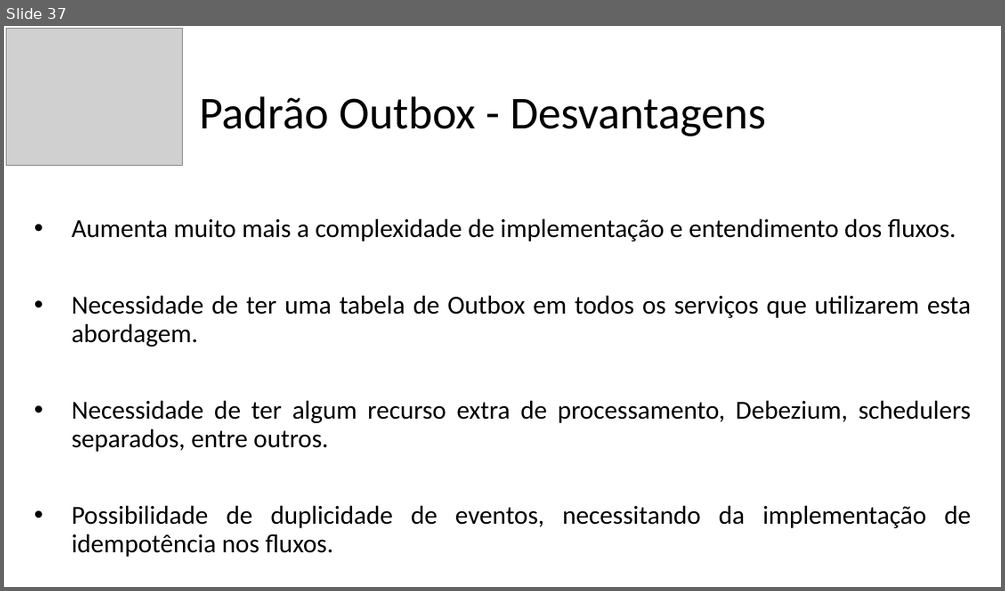
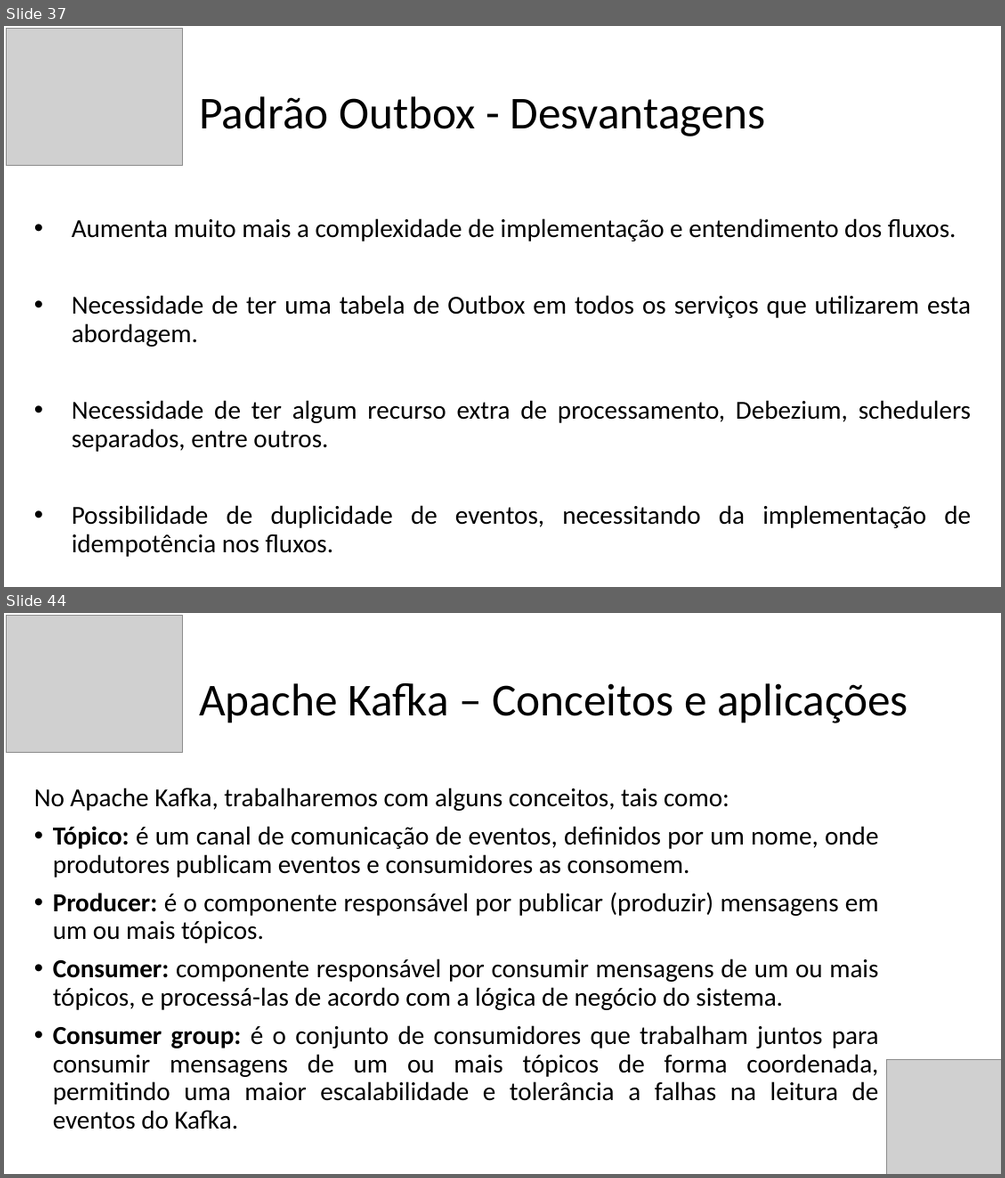
Before and after one commit to vhnegrisoli/curso-udemy-microsservicos-padrao-saga-orquestrado, a slide deck: Conteúdos/Apresentação - Saga.pptx. Shown one above the other, each under a label of ours: slide 37 before the commit, slides 37 and 44 after it; the slides between them are not shown. The pictures are 1005x591 and 1005x1178 pixels, drawn with LibreOffice and Linux fonts; fonts in the diff are those of the drawing; grey boxes stand for pictures. Boxes give left, top, right and bottom in pixels: in the first picture for what was removed or moved away, otherwise in the second. Text is boxed around its words. In the diff, an @@ line names an element or a change of style, - is before the commit and + after.

Commit message:
Adiciona conteúdos sobre Kafka nos slides

```diff
--- a/Conteúdos/Apresentação - Saga.pptx
+++ b/Conteúdos/Apresentação - Saga.pptx
@@ slide 44 added at <box>4,613,1001,1174</box>, background #FFFFFF @@
@@ picture added at <box>7,615,183,752</box> @@
@@ text added at <box>199,683,908,723</box>, 44 pt, text #000000 @@
+Apache Kafka – Conceitos e aplicações
@@ text added at <box>34,787,879,1129</box>, 25 pt, text #000000 @@
+No Apache Kafka, trabalharemos com alguns conceitos, tais como:
+• Tópico: é um canal de comunicação de eventos, definidos por um nome, onde produtores publicam eventos e consumidores as consomem.
+• Producer: é o componente responsável por publicar (produzir) mensagens em um ou mais tópicos.
+• Consumer: componente responsável por consumir mensagens de um ou mais tópicos, e processá-las de acordo com a lógica de negócio do sistema.
+• Consumer group: é o conjunto de consumidores que trabalham juntos para consumir mensagens de um ou mais tópicos de forma coordenada, permitindo uma maior escalabilidade e tolerância a falhas na leitura de eventos do Kafka.
@@ picture added at <box>886,1060,1001,1174</box> @@
```
Also in this commit, not shown: 2 slides changed, 15 other slides added, 1 slide removed.
